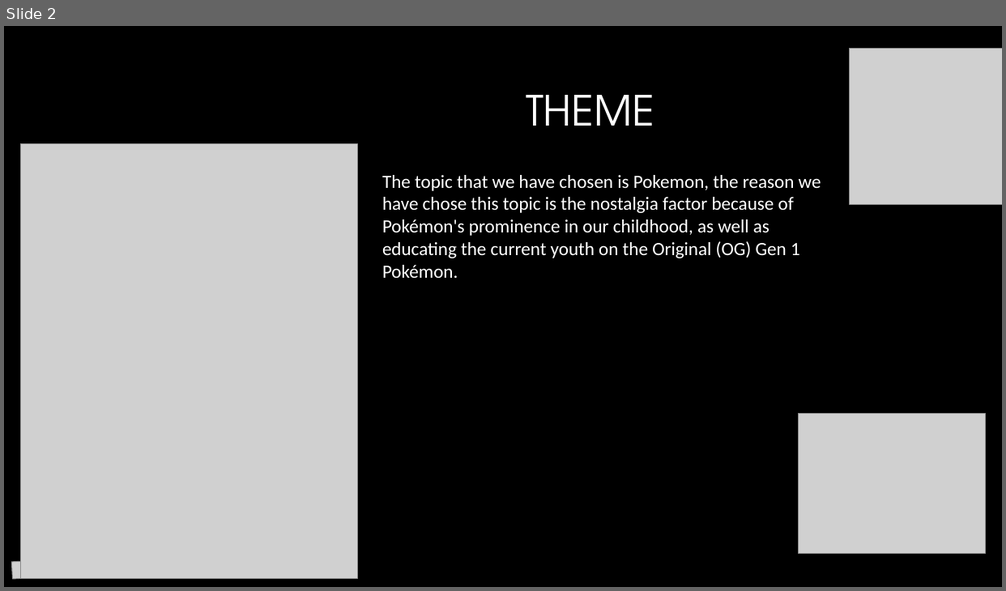
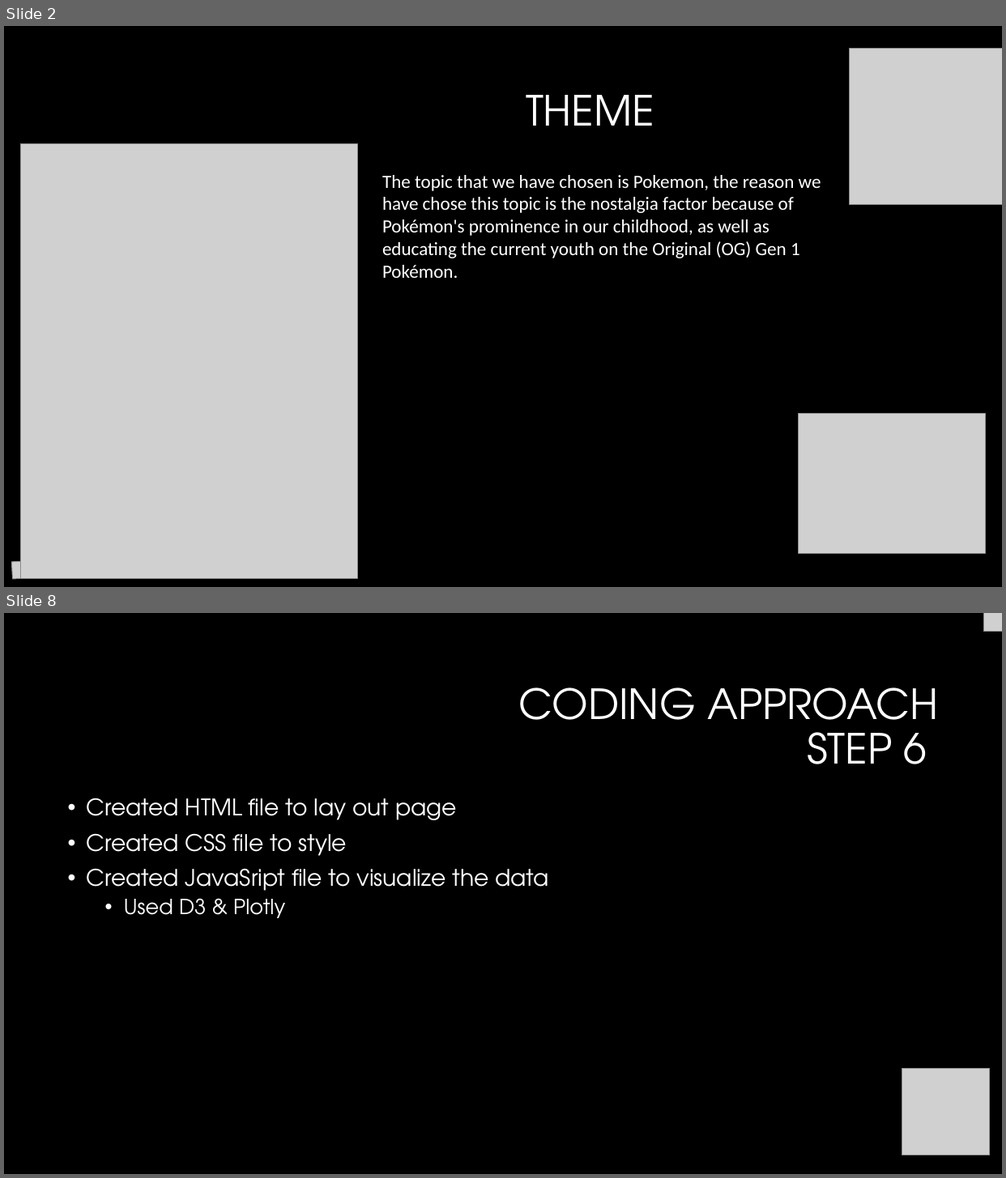
Before and after one commit to Dbuescher8/Pokemon-Project2, a slide deck: Presentation 2.pptx. Shown one above the other, each under a label of ours: slide 2 before the commit, slides 2 and 8 after it; the slides between them are not shown. The pictures are 1006x591 and 1006x1178 pixels, drawn with LibreOffice and Linux fonts; fonts in the diff are those of the drawing; grey boxes stand for pictures; background and template pictures are left out. Boxes give left, top, right and bottom in pixels: in the first picture for what was removed or moved away, otherwise in the second. Text is boxed around its words. In the diff, an @@ line names an element or a change of style, - is before the commit and + after.

```diff
--- a/Presentation 2.pptx
+++ b/Presentation 2.pptx
@@ slide 8 added at bbox=[4, 613, 1002, 1174], background #000000 @@
@@ picture added at bbox=[984, 613, 1002, 631] @@
@@ title added at bbox=[519, 688, 938, 764], 40 pt, text #FFFFFF @@
+CODING APPROACH
+STEP 6
@@ text added at bbox=[87, 798, 549, 918], 22 pt, text #FFFFFF @@
+• Created HTML file to lay out page
+• Created CSS file to style
+• Created JavaSript file to visualize the data
+  • Used D3 & Plotly
@@ picture added at bbox=[902, 1068, 990, 1155] @@
```
Also in this commit, not shown: 3 slides changed, 6 other slides added, 2 slides removed.
